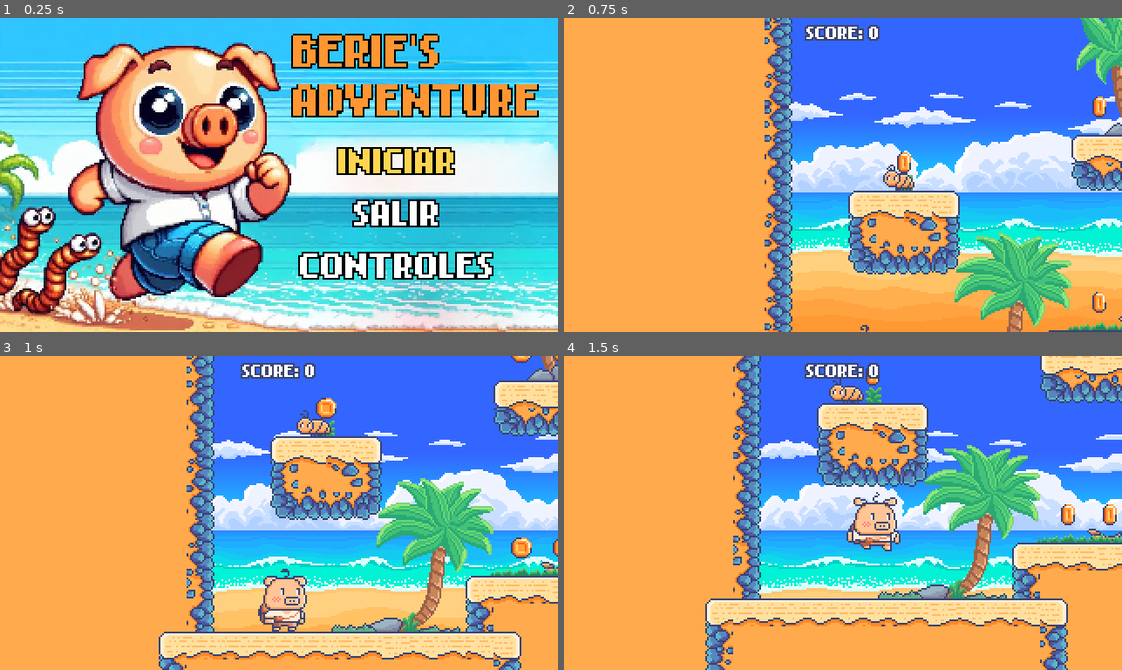
Above: before the commit, frames 1-4 (two rows, left to right).
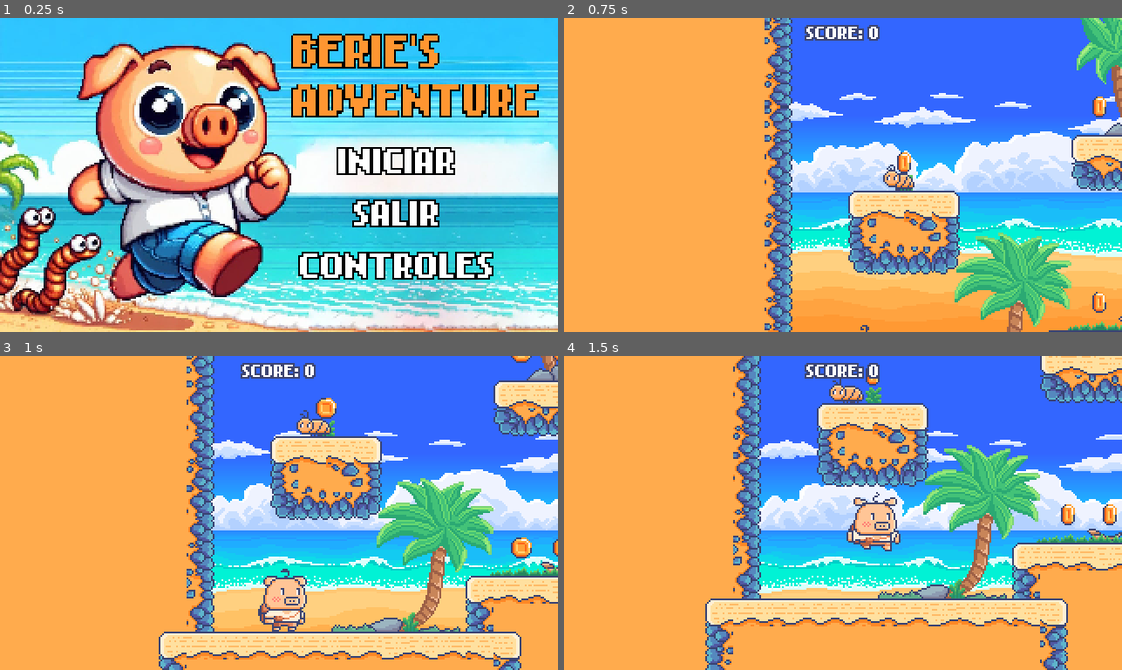
Above: after the commit, the same moments.

Repository: crislxpez/plataformas2D
Game: Godot game, scene res://Scenes/menu.tscn
Same seed, same stepped clock (60 frames per second), same inputs: the game is played once before the commit and once after it. Sound files missing from this copy of the repository are replaced by a short silence.
Inputs:
- Up to frame 1 (0.25 s): no input
- Up to frame 2 (0.75 s): click "INICIAR" at 0.5 s
- Up to frame 3 (1 s): no input
- Up to frame 4 (1.5 s): tap Enter (ui_accept) at 1.25 s; hold Right (ui_right) from 1.28 s (still down)

The runs differ from the first frame. In frame 1, 1.0% of the frame differs, in the area x 60-82%, y 41-50%; in frame 2, nothing differs; in frame 3, nothing differs; in frame 4, nothing differs.
Error after the commit: Invalid assignment of property or key 'value' with value of type 'float' on a base object of type 'null instance'. (res://Assets/Scripts/menu.gd:10)

Commit message:
Añado un slider para el volumen

Diff:
--- a/JUEGO/Assets/Scripts/menu.gd
+++ b/JUEGO/Assets/Scripts/menu.gd
@@ -1,10 +1,20 @@
 extends Control
 
+@onready var volume_slider = $Volumen
+
 func _ready():
+	var default_volume_db = _percent_to_db(50)
+	AudioServer.set_bus_volume_db(AudioServer.get_bus_index("Master"), default_volume_db)
+	var current_volume_db = AudioServer.get_bus_volume_db(AudioServer.get_bus_index("Master"))
+	var initial_slider_value = _db_to_percent(current_volume_db)
+	volume_slider.value = initial_slider_value
+	volume_slider.value_changed.connect(_on_volume_slider_changed)
+
 	$Buttons/Start.grab_focus()
 
 
 func _on_start_pressed():
+
 	get_tree().change_scene_to_file("res://Scenes/level.tscn")
 
 
@@ -13,3 +23,17 @@
 
 func _on_controles_pressed() -> void:
 	get_tree().change_scene_to_file("res://Scenes/menuControles2.tscn")
+
+func _on_volume_slider_changed(value: float):
+	# Convertir el valor del slider (0-100) a decibelios
+	var volume_db = _percent_to_db(value)
+	# Ajustar el volumen del bus "Master"
+	AudioServer.set_bus_volume_db(AudioServer.get_bus_index("Master"), volume_db)
+
+# Función para convertir porcentaje (0-100) a decibelios
+func _percent_to_db(percent: float) -> float:
+	return (percent / 100) * 30 - 30
+
+# Función para convertir decibelios a porcentaje (0-100)
+func _db_to_percent(db: float) -> float:
+	return ((db + 30) / 30) * 100
--- a/JUEGO/project.godot
+++ b/JUEGO/project.godot
@@ -11,7 +11,7 @@
 [application]
 
 config/name="Plataformas2D"
-config/description="Tutorial número 3 de la serie Hagamos Videojuegos, del canal de Leedeo Studio."
+config/description="Juego plataformas ^^"
 run/main_scene="res://Scenes/menu.tscn"
 config/features=PackedStringArray("4.3", "Forward Plus")
 run/max_fps=60
Not shown, added: JUEGO/Scenes/men935A.tmp
Not shown, added: JUEGO/Scenes/menB190.tmp
Not shown, added: JUEGO/Scenes/menCDAD.tmp
